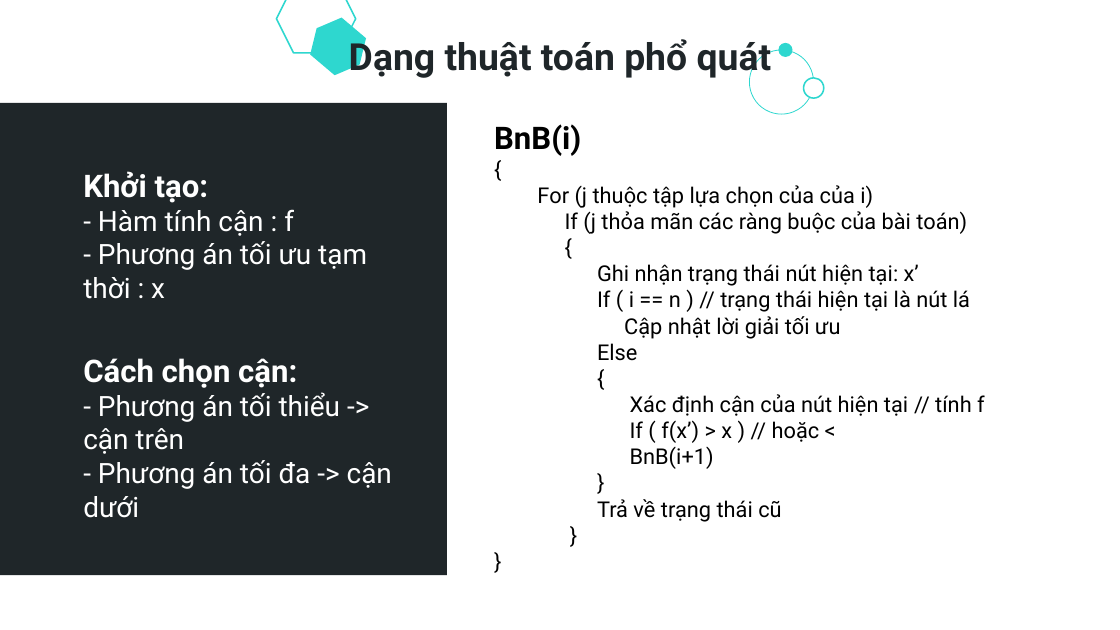
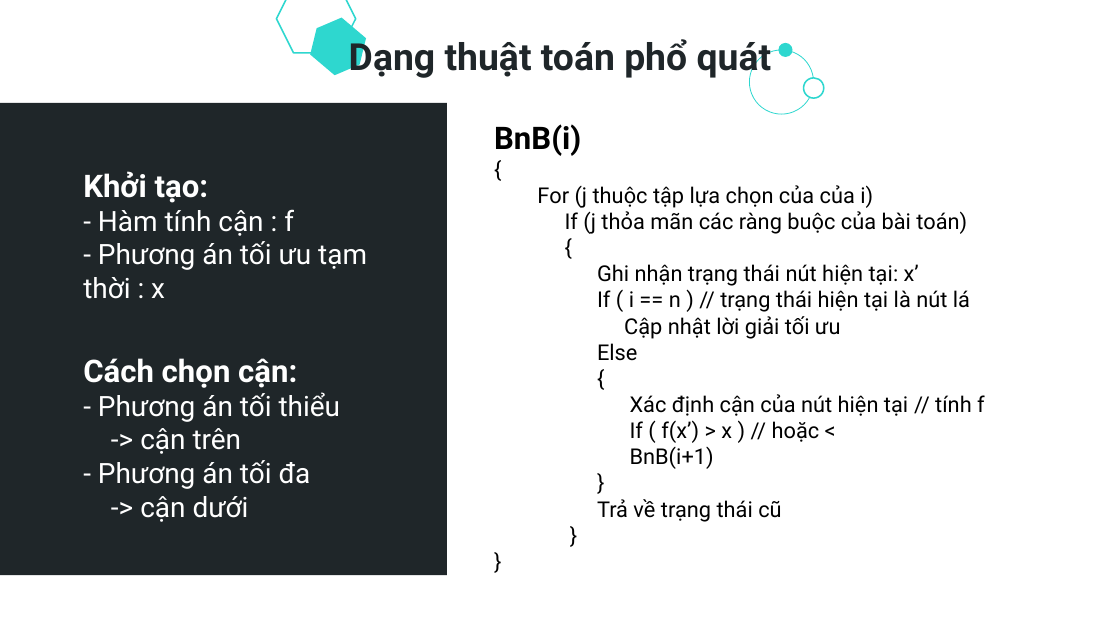
Before and after one commit to bthZang/CS112.N22.KHCL.1, a slide deck: slide 6 of Branch-and-bound-group-1.pptx. Drawn at 1120x630 pixels with LibreOffice and Linux fonts; fonts in the diff are those of the drawing. Boxes give left, top, right and bottom in pixels: in the first picture for what was removed or moved away, otherwise in the second. Text is boxed around its words. In the diff, an @@ line names an element or a change of style, - is before the commit and + after.

```diff
--- a/Branch-and-bound-group-1.pptx
+++ b/Branch-and-bound-group-1.pptx
@@ text at box(98, 392, 341, 522): text changed @@
-- Phương án tối thiểu -> cận trên
-- Phương án tối đa -> cận dưới
+- Phương án tối thiểu
+-> cận trên
+- Phương án tối đa
+-> cận dưới
```
Also in this commit, not shown: 1 other file.
